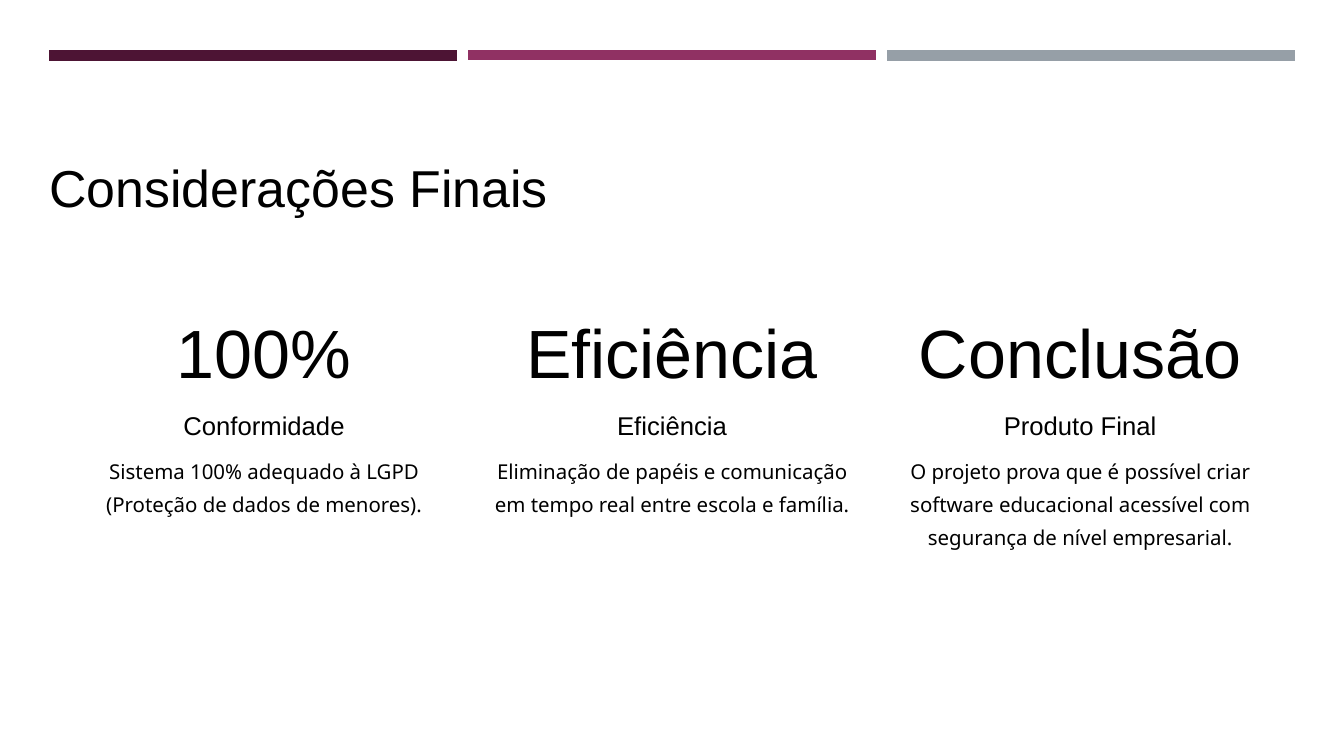
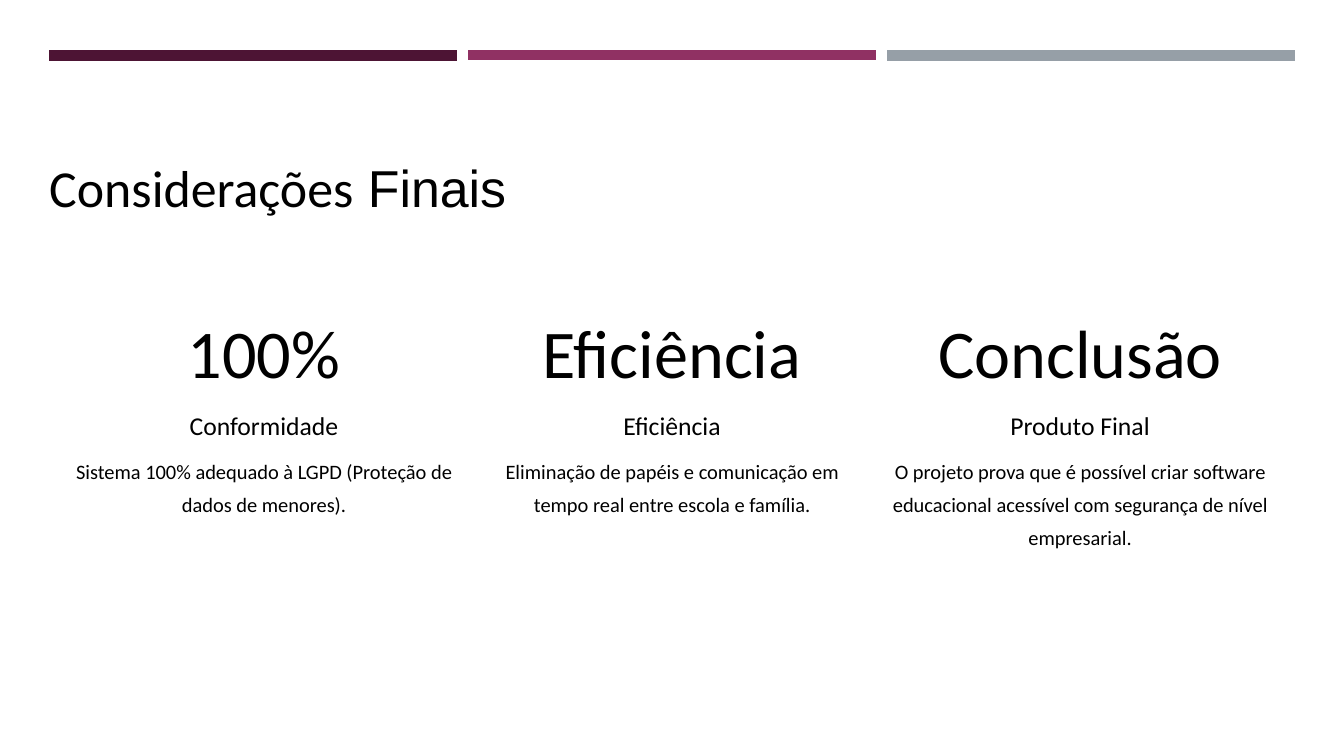
Before and after one commit to z12guilherme/gestao_atipicos, a slide deck: slide 14 of tcc/TCC - Slides.pptx. Drawn at 1344x756 pixels with LibreOffice and Linux fonts; fonts in the diff are those of the drawing. Boxes give left, top, right and bottom in pixels: in the first picture for what was removed or moved away, otherwise in the second. Text is boxed around its words. In the diff, an @@ line names an element or a change of style, - is before the commit and + after.

```diff
--- a/tcc/TCC - Slides.pptx
+++ b/tcc/TCC - Slides.pptx
@@ text "Considerações Finais" at [49, 169, 506, 216]: font Arial to Calibri in "Considerações" @@
@@ font Arial to Calibri in 6 elements at [1010, 417, 1149, 436], [190, 417, 339, 435], [623, 417, 720, 435], [188, 331, 340, 379], [543, 331, 802, 379], [938, 330, 1222, 379] @@
@@ font Noto Sans to Calibri in 3 elements at [893, 464, 1267, 549], [76, 464, 452, 515], [506, 464, 838, 516] @@
```
Also in this commit, not shown: 13 other slides changed.
